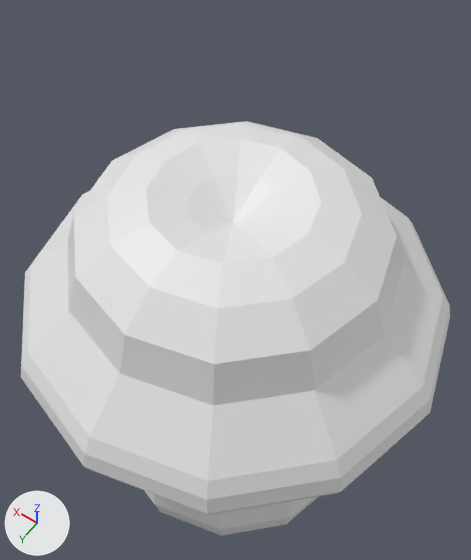
The FBX model PORJECT hOTEL/Assets/Lazlo's Suff/FBX/Lamp.fbx, before and after one commit.
Camera for both pictures: a camera (50 mm lens) standing at (3.294, 4.095, 3.109) and looking at (3.711, 3.512, 2.193). Arrows for +X, +Y and +Z are at lower left; the lights stay in place. Where no turn or scale is listed for an object, it has been applied to the vertices.
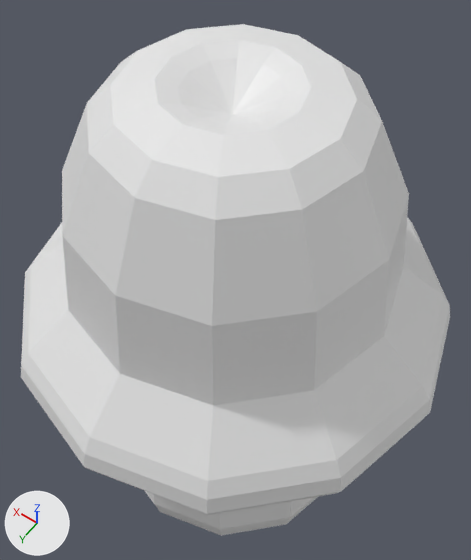
The newer file is also turned or shifted as a whole; pictures and numbers use the older file's frame.

Boxes (x1, y1, x2, y2) around the edits, measured in the pictures (471 x 560 px; the box of a moved part takes in the faces that stretch with it):
```json
{"object": "Sphere.005", "change": "reshaped", "before": [21, 121, 450, 515], "after": [21, 24, 450, 515], "on screen": "25% taller"}
{"part": 1, "of": "me_sphere_005", "change": "moved or reshaped", "before": [68, 121, 398, 406], "after": [62, 24, 409, 406]}
```

The change, as JSON lines over the scene's bpy script:
```json
{"block": "me_sphere_005", "where": "# used by ob_sphere_005; location = (3.677, 3.566, 1.925)"}
{"op": "remove", "block": "me_sphere_005", "code": "me_sphere_005.from_pydata(...)  # 193 vertices, 193 faces; spans x -0.36..0.36, y -0.36..0.36, z 0.222..0.54"}
{"op": "add", "block": "me_sphere_005", "code": "me_sphere_005.from_pydata(...)  # 205 vertices, 205 faces; spans x -0.36..0.36, y -0.36..0.36, z 0.222..0.723"}
{"block": "me_sphere_005", "change": "me_sphere_005 part 1"}
{"block": "me_sphere_005", "change": "13 vertices are removed from x -0.065..0.065, y -0.065..0.065, z 0.487..0.522"}
{"block": "me_sphere_005", "change": "24 faces are deleted"}
{"block": "me_sphere_005", "change": "12 vertices in x -0.237..0.237, y -0.237..0.237, z 0.482 move by (0.0, 0.0, 0.085)"}
{"block": "me_sphere_005", "change": "12 vertices in x -0.181..0.181, y -0.181..0.181, z 0.523 move by (0.0, 0.0, 0.16)"}
{"block": "me_sphere_005", "change": "12 vertices move from x -0.123..0.123, y -0.123..0.123, z 0.54 to x -0.147..0.147, y -0.147..0.147, z 0.712"}
{"block": "me_sphere_005", "change": "25 vertices are added at x -0.092..0.092, y -0.092..0.092, z 0.68..0.723"}
{"block": "me_sphere_005", "change": "36 new faces join them"}
```
